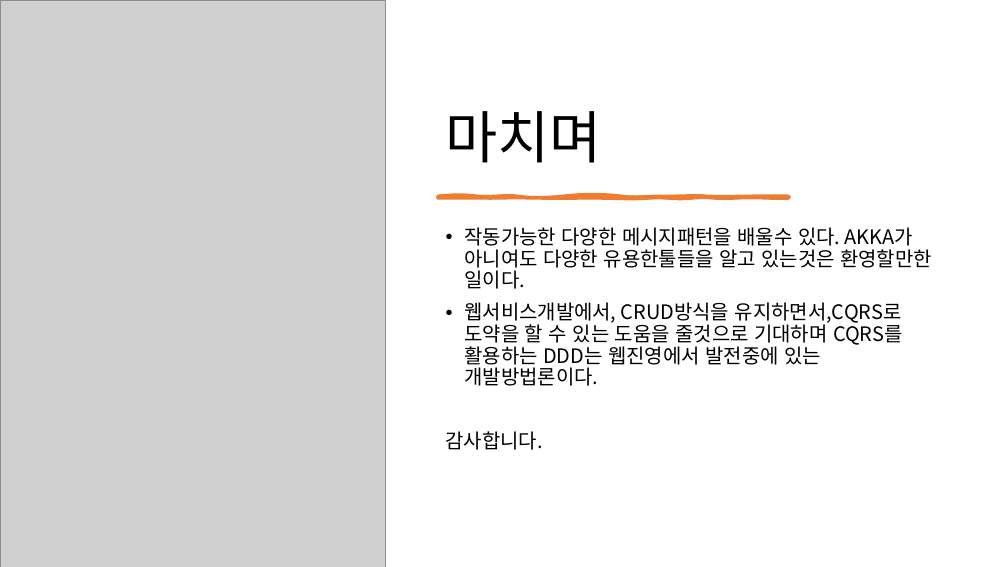
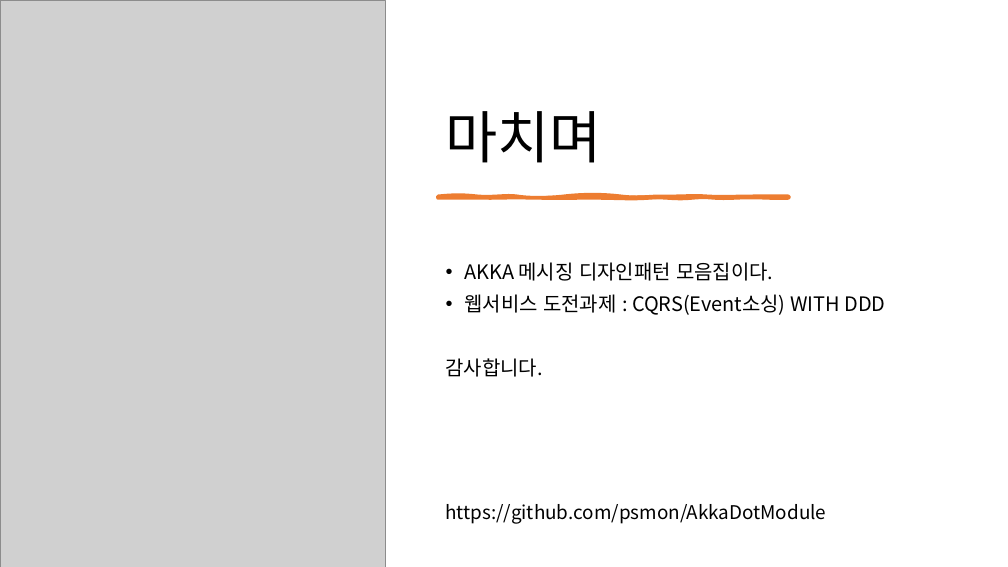
Before and after one commit to psmon/AkkaDotModule, a slide deck: slide 14 of Doc/DotCoreApiWithAkka.pptx (slide 13 before the commit). Drawn at 1008x567 pixels with LibreOffice and Linux fonts; fonts in the diff are those of the drawing; grey boxes stand for pictures. Boxes give left, top, right and bottom in pixels: in the first picture for what was removed or moved away, otherwise in the second. Text is boxed around its words. In the diff, an @@ line names an element or a change of style, - is before the commit and + after.

```diff
--- a/Doc/DotCoreApiWithAkka.pptx
+++ b/Doc/DotCoreApiWithAkka.pptx
@@ text at box(464, 262, 885, 315): text changed @@
-• 작동가능한 다양한 메시지패턴을 배울수 있다. AKKA가 아니여도 다양한 유용한툴들을 알고 있는것은 환영할만한 일이다.
-• 웹서비스개발에서, CRUD방식을 유지하면서,CQRS로 도약을 할 수 있는 도움을 줄것으로 기대하며 CQRS를 활용하는 DDD는 웹진영에서 발전중에 있는 개발방법론이다.
+• AKKA 메시징 디자인패턴 모음집이다.
+• 웹서비스 도전과제 : CQRS(Event소싱) WITH DDD
@@ text added at box(445, 504, 826, 524), 18 pt, text #000000 @@
+https://github.com/psmon/AkkaDotModule
```
Also in this commit, not shown: 4 other slides changed, 2 slides added, 1 slide removed, 1 other file.
